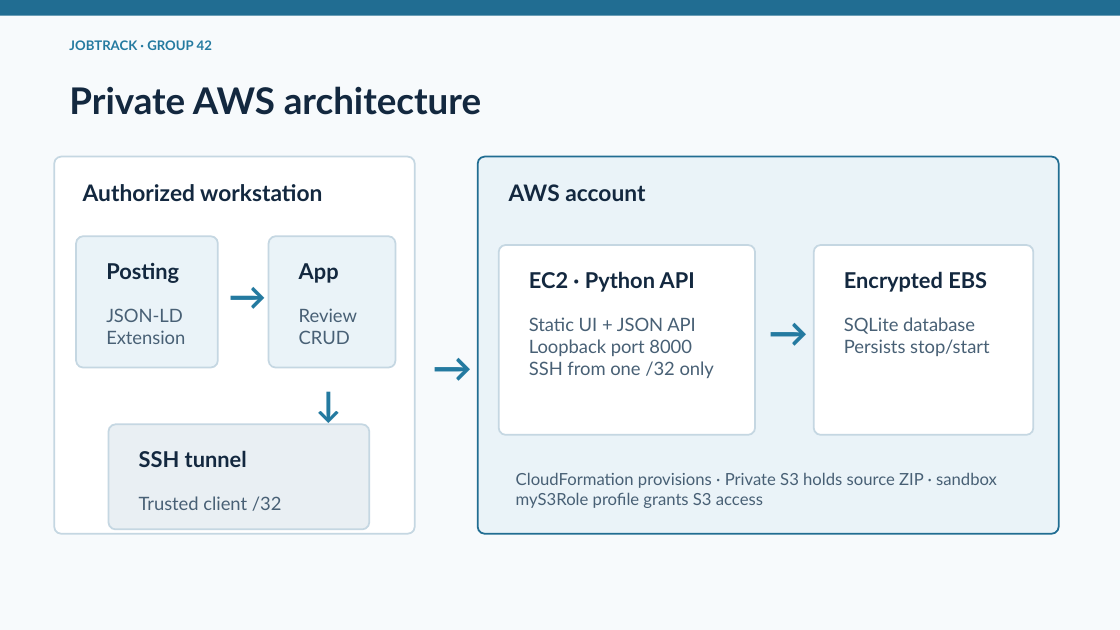
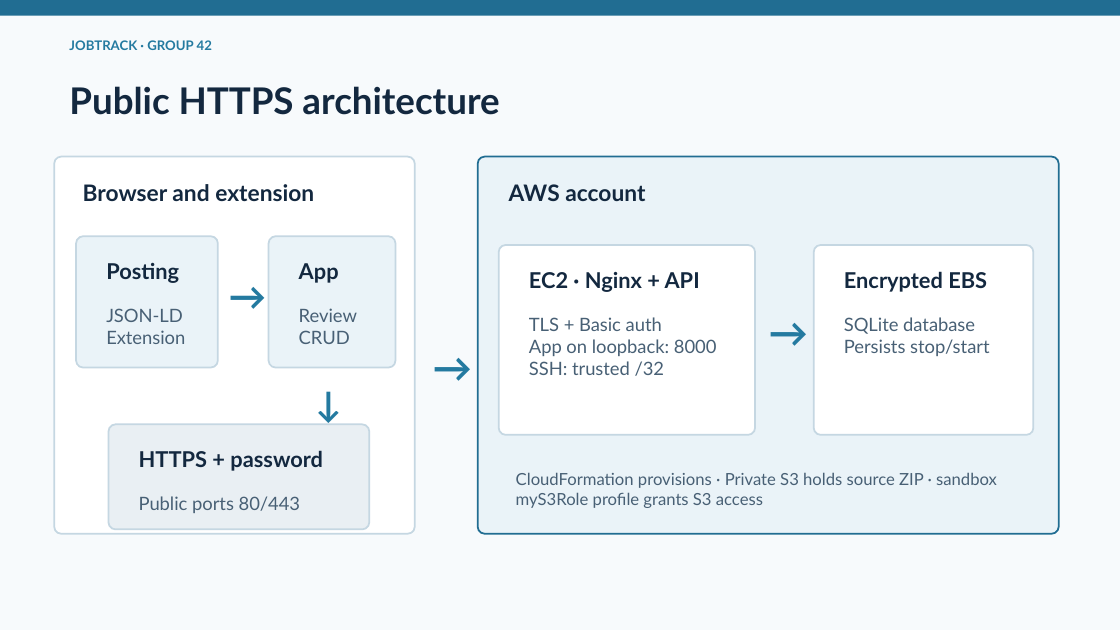
Before and after one commit to ReliWALEE/jobtrack-midpoint, a slide deck: slide 4 of deliverables/Group42-JobTrack.pptx. Drawn at 1120x630 pixels with LibreOffice and Linux fonts; fonts in the diff are those of the drawing. Boxes give left, top, right and bottom in pixels: in the first picture for what was removed or moved away, otherwise in the second. Text is boxed around its words. In the diff, an @@ line names an element or a change of style, - is before the commit and + after.

Commit message:
Publish HTTPS demo and submitted final materials

```diff
--- a/deliverables/Group42-JobTrack.pptx
+++ b/deliverables/Group42-JobTrack.pptx
@@ text at <box>69,86,499,115</box>: text changed @@
-Private AWS architecture
+Public HTTPS architecture
@@ text at <box>83,184,314,201</box>: text changed @@
-Authorized workstation
+Browser and extension
@@ text at <box>529,272,700,292</box>: text changed @@
-EC2 · Python API
+EC2 · Nginx + API
@@ text at <box>529,317,717,376</box>: text changed @@
-Static UI + JSON API
-Loopback port 8000
-SSH from one /32 only
+TLS + Basic auth
+App on loopback: 8000
+SSH: trusted /32
@@ text at <box>139,450,323,471</box>: text changed @@
-SSH tunnel
+HTTPS + password
@@ text at <box>139,496,300,513</box>: text changed @@
-Trusted client /32
+Public ports 80/443
```
Also in this commit, not shown: 3 other slides changed, 14 other files.
